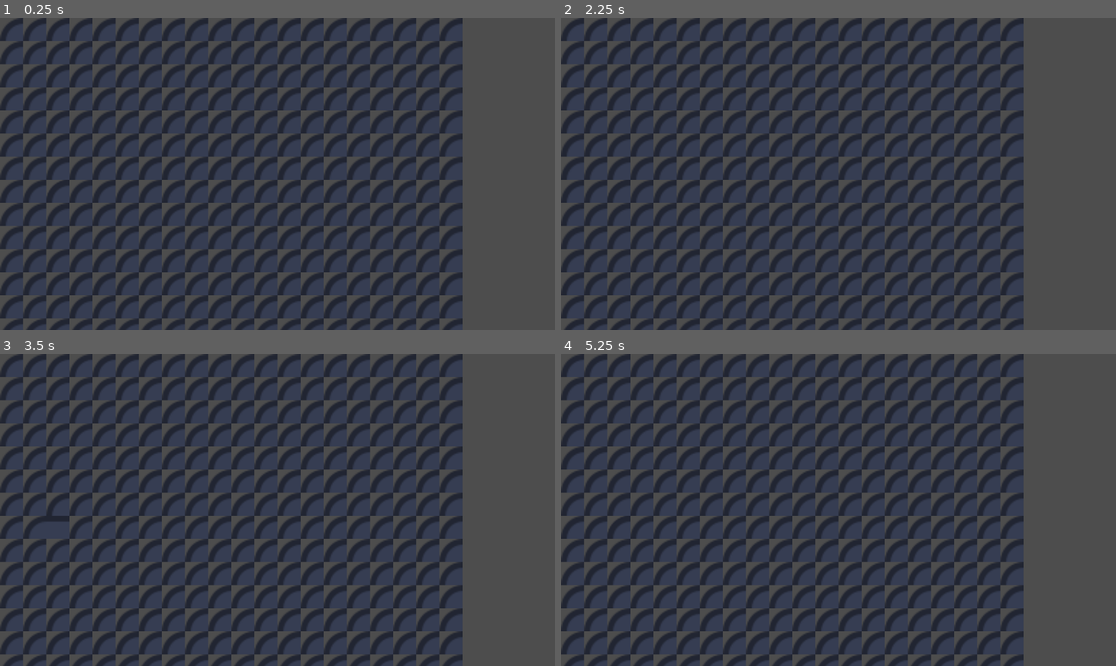
Above: before the commit, frames 1-4 (two rows, left to right).
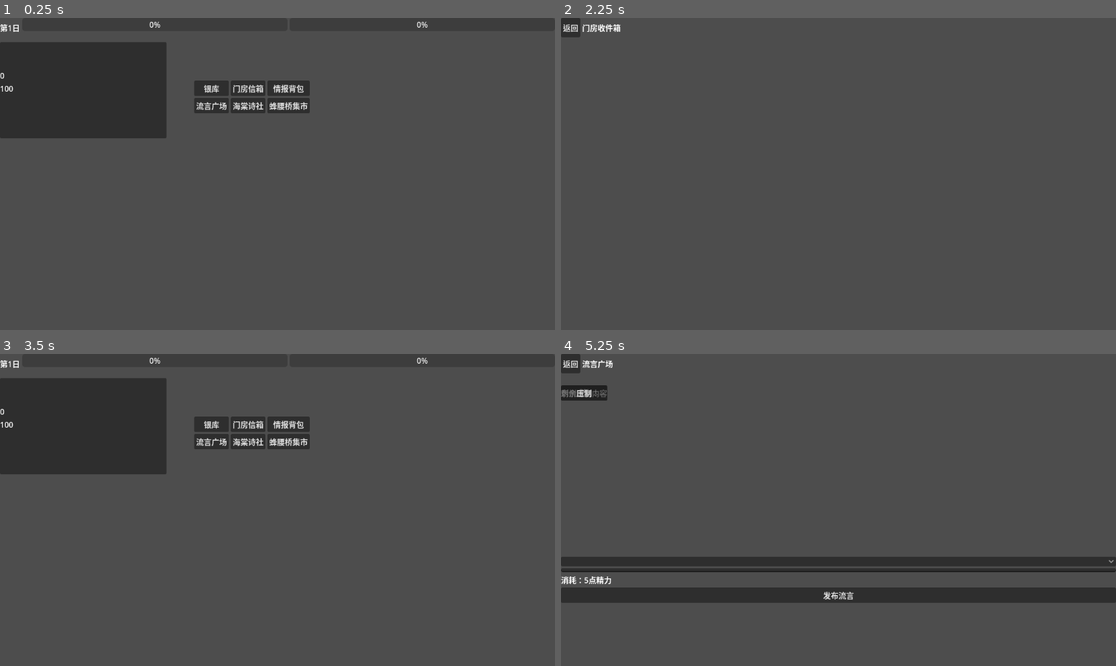
Above: after the commit, the same moments.

Repository: caifangwen/honglou
Game: Godot game, scene res://scenes/Main.tscn
The game is run twice, just before and just after one commit, with the same random seed, the same clock (stepped at 60 frames per second) and the same inputs. Before the commit the project starts from res://scenes/Game.tscn. The engine's default icon, where the game draws it, is replaced by a stand-in: a white triangle on a blue panel in a dark square.
Inputs (mouse positions are in pixels of both pictures, inside the frame that each line leads up to):
- Up to frame 1 (0.25 s): no input
- Up to frame 2 (2.25 s): click (771, 86) at 0.5 s, where only the run after the commit has a clickable "银库"; click (572, 27) at 1.25 s, where only the run after the commit has a clickable "返回"; click (810, 86) at 2 s, where only the run after the commit has a clickable "门房信箱"
- Up to frame 3 (3.5 s): click (11, 363) at 2.75 s, where only the run after the commit has a clickable "返回"
- Up to frame 4 (5.25 s): click (849, 422) at 3.5 s, where only the run after the commit has a clickable "情报背包"; click (572, 363) at 4.25 s, where only the run after the commit has a clickable "返回"; click (771, 441) at 5 s, where only the run after the commit has a clickable "流言广场"

The runs differ from the first frame. In frame 1, 36% of the frame differs, in the area x 0-84%, y 0-100%; in frame 2, 35%; in frame 3, 36%; in frame 4, 37%, in the area x 0-100%, y 0-100%.

Commit message:
接通数据库

Diff:
--- a/project.godot
+++ b/project.godot
@@ -11,7 +11,7 @@
 [application]
 
 config/name="红楼回忆志"
-run/main_scene="uid://cpdeb2eb57mme"
+run/main_scene="res://scenes/Main.tscn"
 config/features=PackedStringArray("4.6", "Mobile")
 config/icon="res://icon.svg"
 
@@ -22,6 +22,7 @@
 PlayerState="*res://scripts/autoload/PlayerState.gd"
 FirebaseManager="*res://scripts/autoload/FirebaseManager.gd"
 EventBus="*res://scripts/autoload/EventBus.gd"
+SupabaseManager="*res://scripts/autoload/SupabaseManager.gd"
 
 [physics]
 
--- /dev/null
+++ b/scripts/SupabaseTest.gd
@@ -0,0 +1,85 @@
+extends Node
+
+# Supabase 连通性测试脚本
+# 按照任务要求执行 4 项验证任务
+
+func _ready() -> void:
+    print("--- Supabase 连通性测试开始 ---")
+
+    # 连接信号
+    SupabaseManager.request_completed.connect(_on_supabase_request_completed)
+    SupabaseManager.request_failed.connect(_on_supabase_request_failed)
+
+    # 1. 读取 games 表
+    print("1. 正在读取 games 表...")
+    SupabaseManager.get_from_table("games")
+
+    # 2. 读取 treasury 表
+    print("2. 正在读取 treasury 表...")
+    SupabaseManager.get_from_table("treasury")
+
+    # 4. 读取 map_locations 表
+    print("4. 正在读取 map_locations 表...")
+    SupabaseManager.get_from_table("map_locations")
+
+    # 3. 执行一次"管家克扣"测试
+    # 注意：需要等待获取到 treasury 后的实时数据再进行扣除。
+    # 我们将在 _on_supabase_request_completed 中触发。
+
+var test_game_id = "00000000-0000-0000-0000-000000000001"
+var treasury_real_balance = 0.0
+var treasury_id = ""
+
+func _on_supabase_request_completed(endpoint: String, response_code: int, result: Array) -> void:
+    match endpoint:
+        "games":
+            if result.size() > 0:
+                var game = result[0]
+                print("   [Games] 亏空值 (deficit_value): ", game.get("deficit_value"))
+                print("   [Games] 内耗值 (conflict_value): ", game.get("conflict_value"))
+            else:
+                print("   [Games] 未找到数据，请确保已执行 SQL 初始化并插入假数据。")
+
+        "treasury":
+            if result.size() > 0:
+                var treasury = result[0]
+                treasury_id = treasury.get("id")
+                treasury_real_balance = treasury.get("real_balance")
+                print("   [Treasury] 明账余额 (public_balance): ", treasury.get("public_balance"))
+                print("   [Treasury] 暗账余额 (real_balance): ", treasury_real_balance)
+
+                # 触发"管家克扣"测试
+                print("3. 执行'管家克扣'测试: real_balance -= 200")
+                _perform_deduction_test()
+            else:
+                print("   [Treasury] 未找到数据。")
+
+        "map_locations":
+            print("4. 全部 5 个地点名称:")
+            for loc in result:
+                print("   - ", loc.get("location_name"), " (", loc.get("location_key"), ")")
+
+        "ledger_entries":
+            print("   [Ledger] 插入流水成功。")
+            print("--- 测试完成 ---")
+
+func _on_supabase_request_failed(endpoint: String, error_message: String) -> void:
+    printerr("   [ERROR] ", endpoint, ": ", error_message)
+
+func _perform_deduction_test() -> void:
+    if treasury_id == "": return
+
+    # A. 更新 treasury 的 real_balance
+    var new_balance = treasury_real_balance - 200
+    SupabaseManager.update_table("treasury", "id=eq." + treasury_id, {"real_balance": new_balance})
+
+    # B. 插入 ledger_entries 记录
+    var entry = {
+        "game_id": test_game_id,
+        "treasury_id": treasury_id,
+        "ledger_type": "private",
+        "entry_type": "deduction",
+        "amount": 200.0,
+        "note": "测试：管家私下克扣"
+    }
+    SupabaseManager.insert_into_table("ledger_entries", entry)
--- /dev/null
+++ b/scripts/autoload/SupabaseManager.gd
@@ -0,0 +1,87 @@
+extends Node
+
+# Supabase REST API 封装
+# 使用 Godot 4 HTTPRequest 节点进行通信
+
+const SUPABASE_URL: String = "https://daotqqwsxvydxqttmams.supabase.co"
+const ANON_KEY: String = "eyJhbGciOiJIUzI1NiIsInR5cCI6IkpXVCJ9.eyJpc3MiOiJzdXBhYmFzZSIsInJlZiI6ImRhb3RxcXdzeHZ5ZHhxdHRtYW1zIiwicm9sZSI6ImFub24iLCJpYXQiOjE3NzMxNTg2NDYsImV4cCI6MjA4ODczNDY0Nn0.14c25wXFIAhoe1sJhdM7xJbEkJo3ihUqpu-VeXE680U"
+
+signal request_completed(endpoint: String, response_code: int, result: Array)
+signal request_failed(endpoint: String, error_message: String)
+
+# 获取通用请求头
+func _get_headers() -> Array:
+    return [
+        "apikey: " + ANON_KEY,
+        "Authorization: Bearer " + ANON_KEY,
+        "Content-Type: application/json",
+        "Prefer: return=representation"
+    ]
+
+# 发送 GET 请求
+func get_from_table(table_name: String, query: String = "") -> void:
+    var url = SUPABASE_URL + "/rest/v1/" + table_name
+    if query != "":
+        url += "?" + query
+
+    var http_request = HTTPRequest.new()
+    add_child(http_request)
+    http_request.request_completed.connect(self._on_request_completed.bind(http_request, table_name))
+
+    var error = http_request.request(url, _get_headers(), HTTPClient.METHOD_GET)
+    if error != OK:
+        request_failed.emit(table_name, "HTTP Request Error: " + str(error))
+        http_request.queue_free()
+
+# 发送 POST 请求（插入数据）
+func insert_into_table(table_name: String, data: Dictionary) -> void:
+    var url = SUPABASE_URL + "/rest/v1/" + table_name
+    var http_request = HTTPRequest.new()
+    add_child(http_request)
+    http_request.request_completed.connect(self._on_request_completed.bind(http_request, table_name))
+
+    var json_data = JSON.stringify(data)
+    var error = http_request.request(url, _get_headers(), HTTPClient.METHOD_POST, json_data)
+    if error != OK:
+        request_failed.emit(table_name, "HTTP Request Error: " + str(error))
+        http_request.queue_free()
+
+# 发送 PATCH 请求（更新数据）
+func update_table(table_name: String, query: String, data: Dictionary) -> void:
+    var url = SUPABASE_URL + "/rest/v1/" + table_name + "?" + query
+    var http_request = HTTPRequest.new()
+    add_child(http_request)
+    http_request.request_completed.connect(self._on_request_completed.bind(http_request, table_name))
+
+    var json_data = JSON.stringify(data)
+    var error = http_request.request(url, _get_headers(), HTTPClient.METHOD_PATCH, json_data)
+    if error != OK:
+        request_failed.emit(table_name, "HTTP Request Error: " + str(error))
+        http_request.queue_free()
+
+func _on_request_completed(result: int, response_code: int, headers: PackedStringArray, body: PackedByteArray, http_node: HTTPRequest, endpoint: String) -> void:
+    http_node.queue_free()
+
+    if result != HTTPRequest.RESULT_SUCCESS:
+        request_failed.emit(endpoint, "Request failed with result code: " + str(result))
+        return
+
+    var response_text = body.get_string_from_utf8()
+    var json = JSON.new()
+    var parse_err = json.parse(response_text)
+
+    if parse_err != OK:
+        if response_code >= 200 and response_code < 300:
+            # 可能是空的返回
+            request_completed.emit(endpoint, response_code, [])
+        else:
+            request_failed.emit(endpoint, "JSON Parse Error: " + json.get_error_message())
+        return
+
+    var data = json.get_data()
+    if data is Array:
+        request_completed.emit(endpoint, response_code, data)
+    elif data is Dictionary:
+        request_completed.emit(endpoint, response_code, [data])
+    else:
+        request_completed.emit(endpoint, response_code, [])
Not shown, added: scripts/SupabaseTest.gd.uid
Not shown, added: scripts/autoload/SupabaseManager.gd.uid
Not shown, added: supabase_schema.sql
